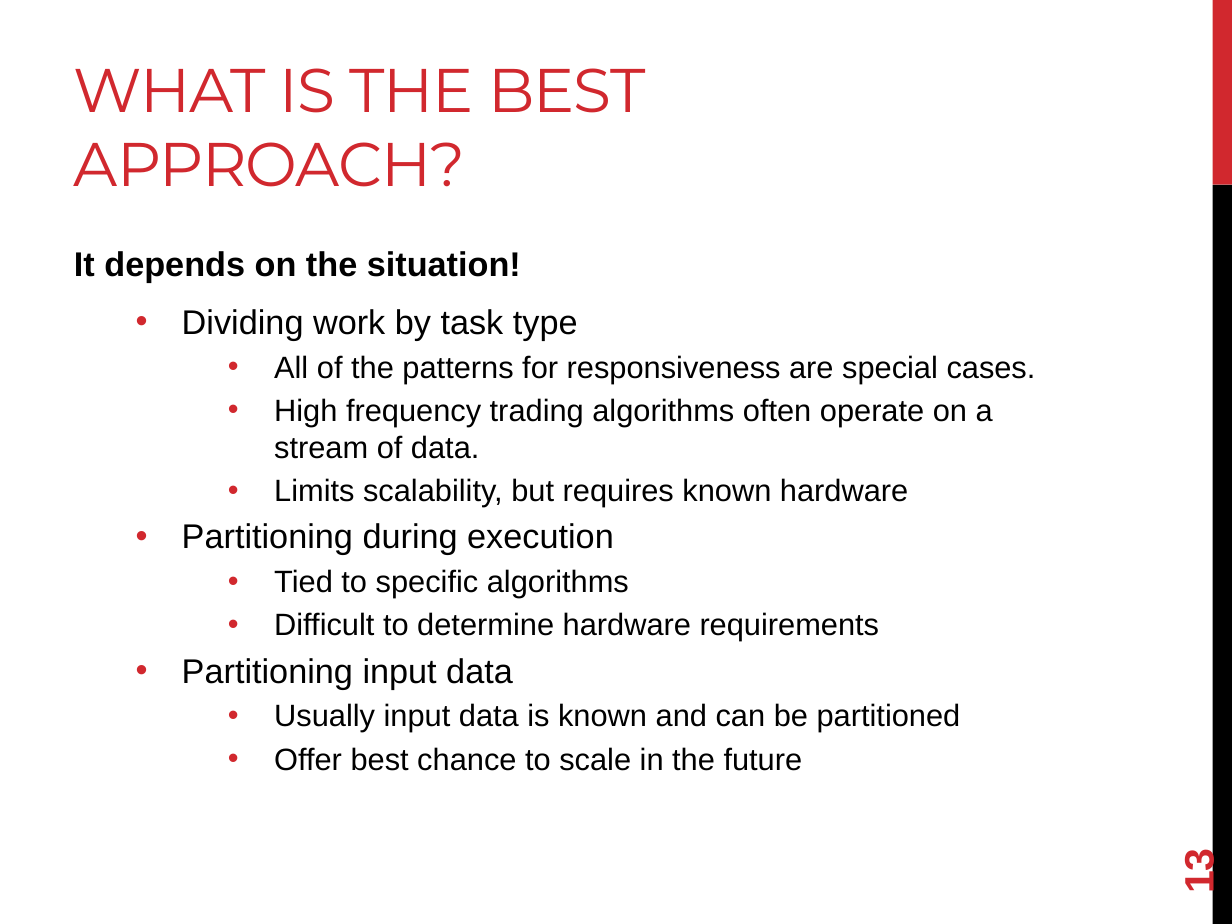
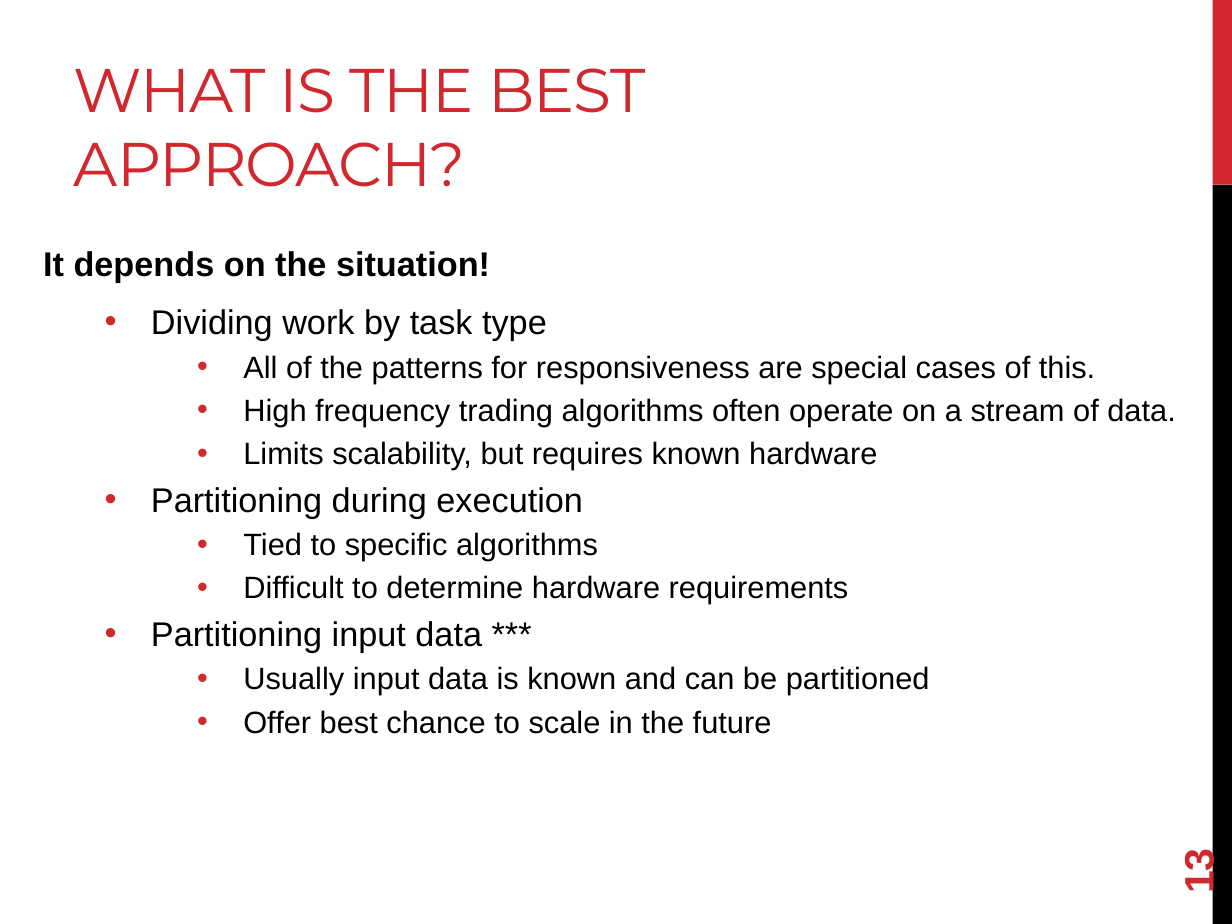
Before and after one commit to joshpeterson/DevelopingConcurrentSoftware, a slide deck: slide 13 of Lectures/Designing Concurrent Software/Designing Concurrent Software.pptx. Drawn at 1232x924 pixels with LibreOffice and Linux fonts; fonts in the diff are those of the drawing. Boxes give left, top, right and bottom in pixels: in the first picture for what was removed or moved away, otherwise in the second. Text is boxed around its words. In the diff, an @@ line names an element or a change of style, - is before the commit and + after.

```diff
--- a/Lectures/Designing Concurrent Software/Designing Concurrent Software.pptx
+++ b/Lectures/Designing Concurrent Software/Designing Concurrent Software.pptx
@@ text "It depends on the situation!": place and size @@
-text "It depends on the situation!" at [74,251,1036,771]
+text "It depends on the situation!" at [43,251,1175,734]
@@ text at [243,355,1095,384]: text changed @@
-    • All of the patterns for responsiveness are special cases.
+    • All of the patterns for responsiveness are special cases of this.
@@ text at [151,621,482,652]: text changed @@
-  • Partitioning input data
+  • Partitioning input data ***
```
Also in this commit, not shown: 6 other slides changed, 1 slide added, 5 other files.
